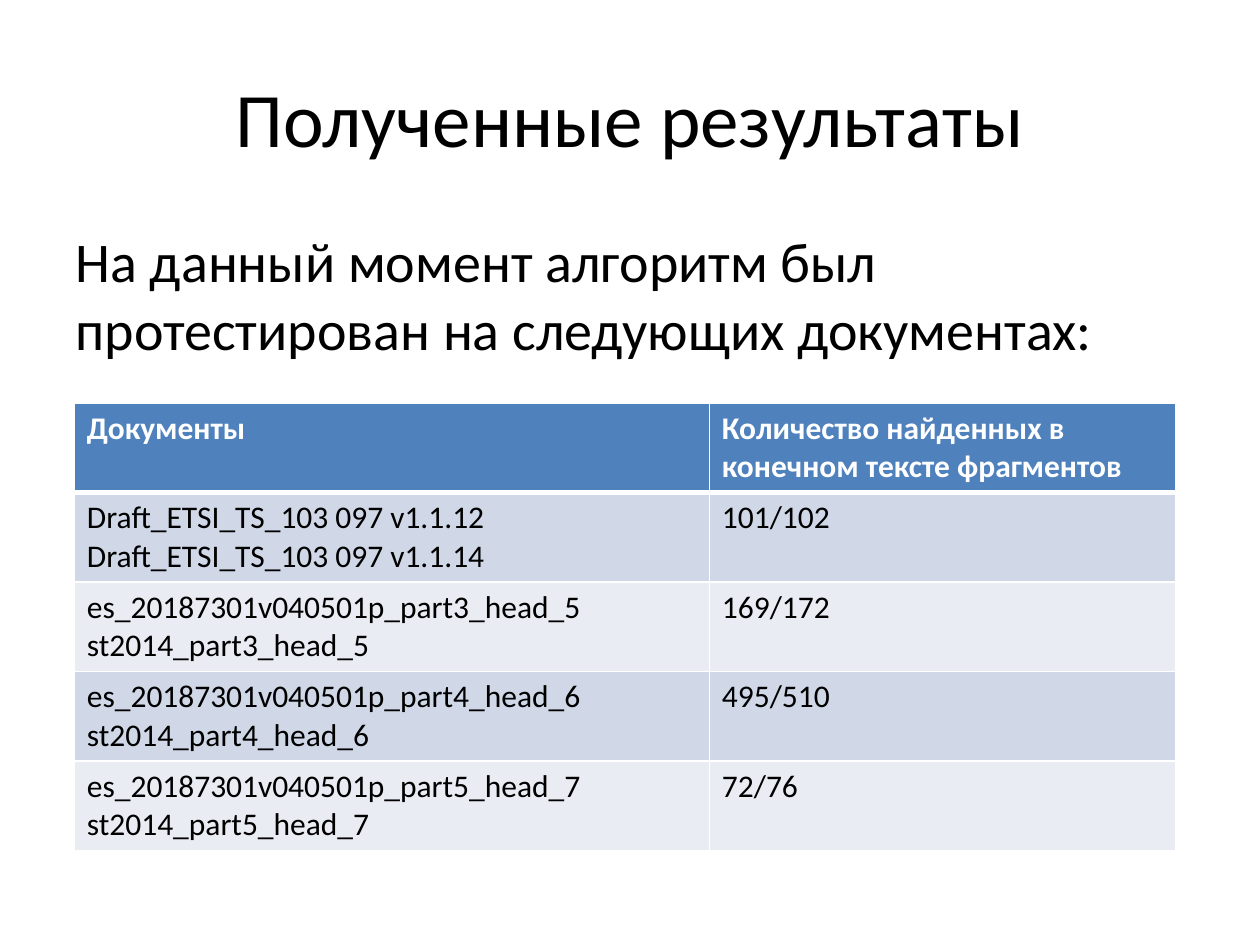
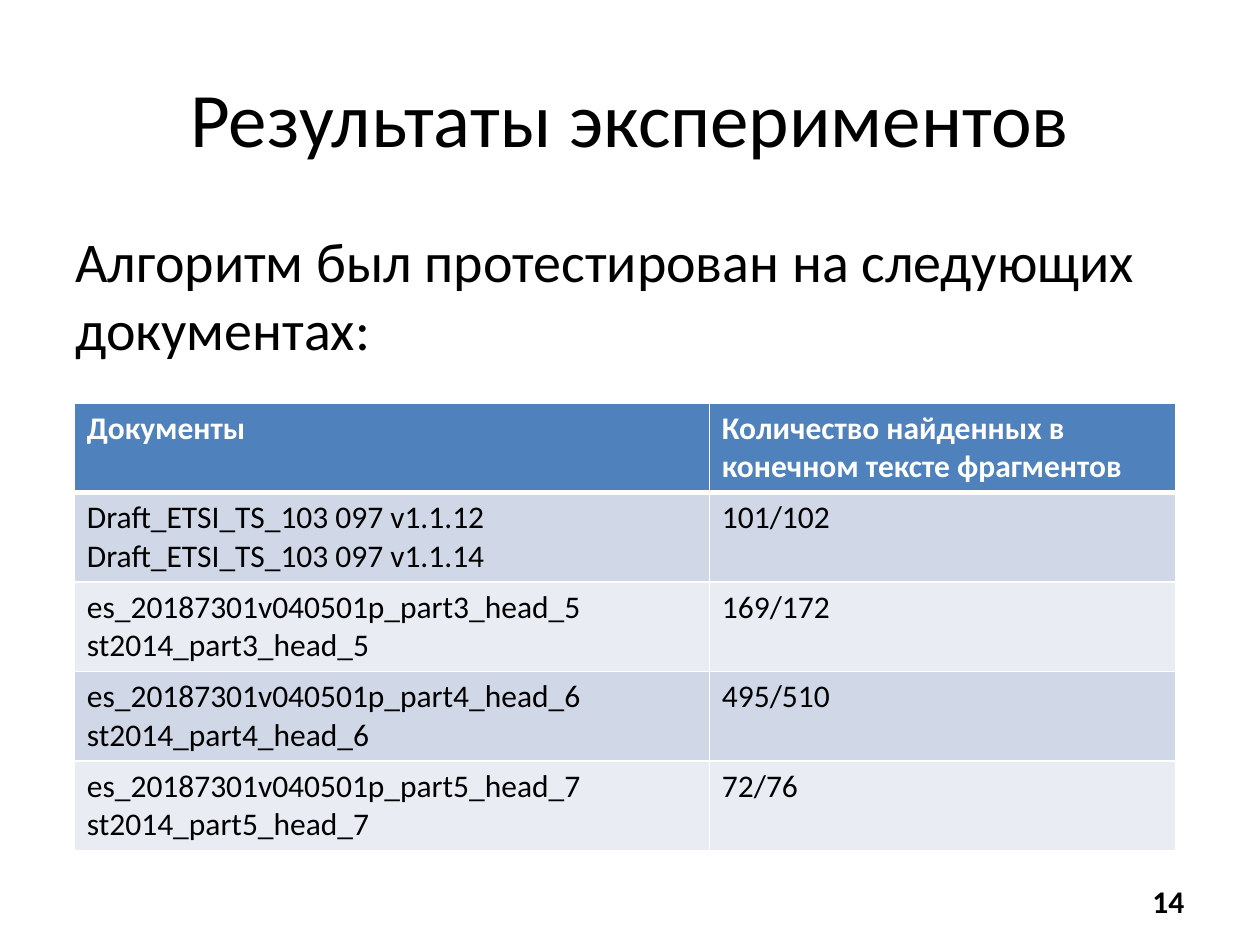
Before and after one commit to Revoltt/ReqSystem, a slide deck: slide 14 of diploma.pptx (slide 12 before the commit). Drawn at 1260x945 pixels with LibreOffice and Linux fonts; fonts in the diff are those of the drawing. Boxes give left, top, right and bottom in pixels: in the first picture for what was removed or moved away, otherwise in the second. Text is boxed around its words. In the diff, an @@ line names an element or a change of style, - is before the commit and + after.

Commit message:
renamed some files, added text and presentation v0.2

```diff
--- a/diploma.pptx
+++ b/diploma.pptx
@@ title at [190, 97, 1069, 160]: text changed @@
-Полученные результаты
+Результаты экспериментов
@@ text at [76, 244, 1134, 360]: text changed @@
-На данный момент алгоритм был протестирован на следующих документах:
+Алгоритм был протестирован на следующих документах:
@@ page number added at [1152, 892, 1184, 913], 18 pt, text #000000, bold @@
+14
```
Also in this commit, not shown: 7 other slides changed, 6 slides added, 3 slides removed, 8 other files.
